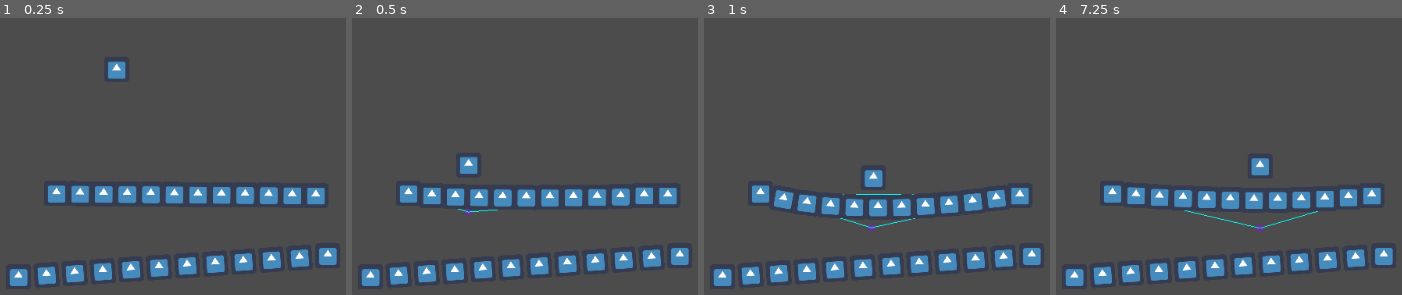
Above: before the commit, frames 1-4 (left to right).
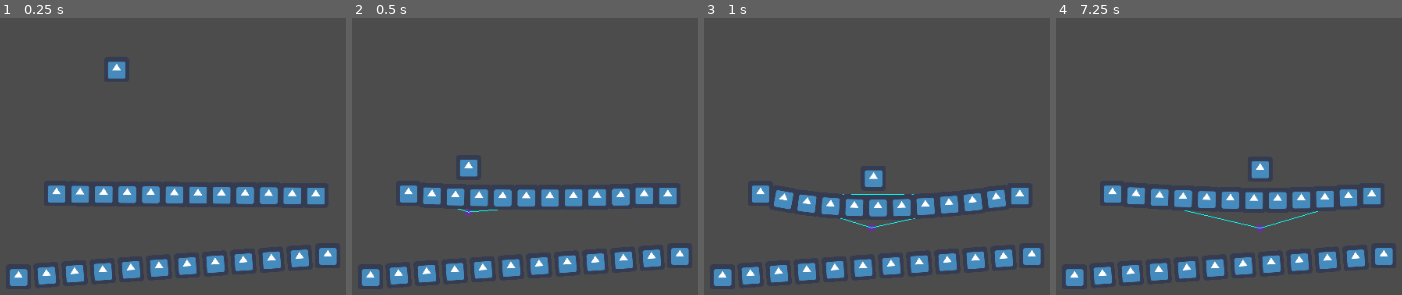
Above: after the commit, the same moments.

Repository: bpodrygajlo/godot-recipes
Game: Godot game, scene res://rope_bridge_2/test_scene.tscn
The game is run twice, just before and just after one commit, with the same random seed, the same clock (stepped at 60 frames per second) and the same inputs. The engine's default icon, where the game draws it, is replaced by a stand-in: a white triangle on a blue panel in a dark square.
Inputs (mouse positions are in pixels of both pictures, inside the frame that each line leads up to):
- Up to frame 1 (0.25 s): no input
- Up to frame 2 (0.5 s): no input
- Up to frame 3 (1 s): tap Enter (ui_accept) at 0.5, 0.77 s; move the mouse to (outside the picture) at 0.52 s; hold Right (ui_right) from 0.53 s (still down)
- Up to frame 4 (7.25 s): move the mouse to (1087, 203) at 1.27 s; release Right (ui_right) at 1.28 s; hold Down (ui_down) 1.28-2.03 s; tap Enter (ui_accept) at 1.52, 2, 3.02, 3.77, 4.52, 5.75, 6.02, 6.77 s; move the mouse to (1325, 76) at 2.02 s; hold Right (ui_right) 2.03-2.78 s; move the mouse to (1208, 272) at 2.77 s; hold Up (ui_up) 2.78-3.53 s; move the mouse to (outside the picture) at 3.52 s; hold Left (ui_left) 3.53-5.03 s; move the mouse to (outside the picture) at 4.27 s; move the mouse to (1287, 178) at 5.02 s; hold Down (ui_down) 5.03-5.78 s; move the mouse to (1128, 62) at 5.77 s; hold Right (ui_right) 5.78-6.53 s; move the mouse to (outside the picture) at 6.52 s; hold Up (ui_up) from 6.53 s (still down)

Frame 1 is identical in both runs. In frame 2, 0.2% of the frame differs, in the area x 21-37%, y 50-68%; in frame 3, less than 0.1%; in frame 4, 0.2%, in the area x 39-88%, y 50-77%.

Commit message:
Fix a bug with bend avoidance
Fix a bug where the bridge is not bent as the body is travelling down

Diff:
--- a/rope_bridge_2/bridge.gd
+++ b/rope_bridge_2/bridge.gd
@@ -161,7 +161,7 @@
 func bend(pos : Vector2):
 	var new_bend_pos = to_local(pos)
 	# Do not recalculate the polygon if the bend position is close to the previous bend position
-	if bend_pos == null or abs(new_bend_pos.x - bend_pos.x) > 1:
+	if bend_pos == null or abs(new_bend_pos.x - bend_pos.x) > 1 or bend_pos.y < new_bend_pos.y:
 		time_since_last_bend = 0
 		bend_pos = new_bend_pos
 		update_bridge()
